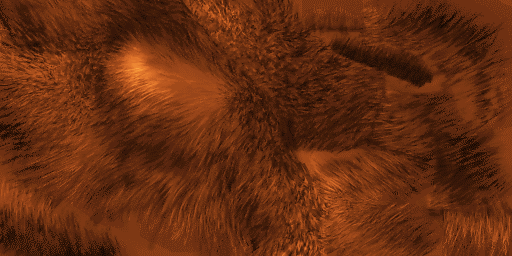
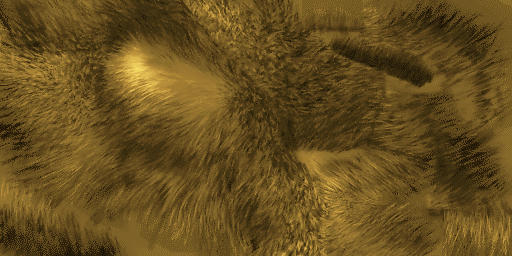
Revision of a layered 512 x 256 image; what changed, layer by layer:
hid group "Manky" (6 layers) over [left=0, top=0, right=512, bottom=256]
showed group "Yellow V2" (6 layers) over [left=0, top=0, right=512, bottom=256]
painted on "Relleno de color 1" (3rd of 4, in "Yellow V2") over [left=0, top=0, right=512, bottom=256]
